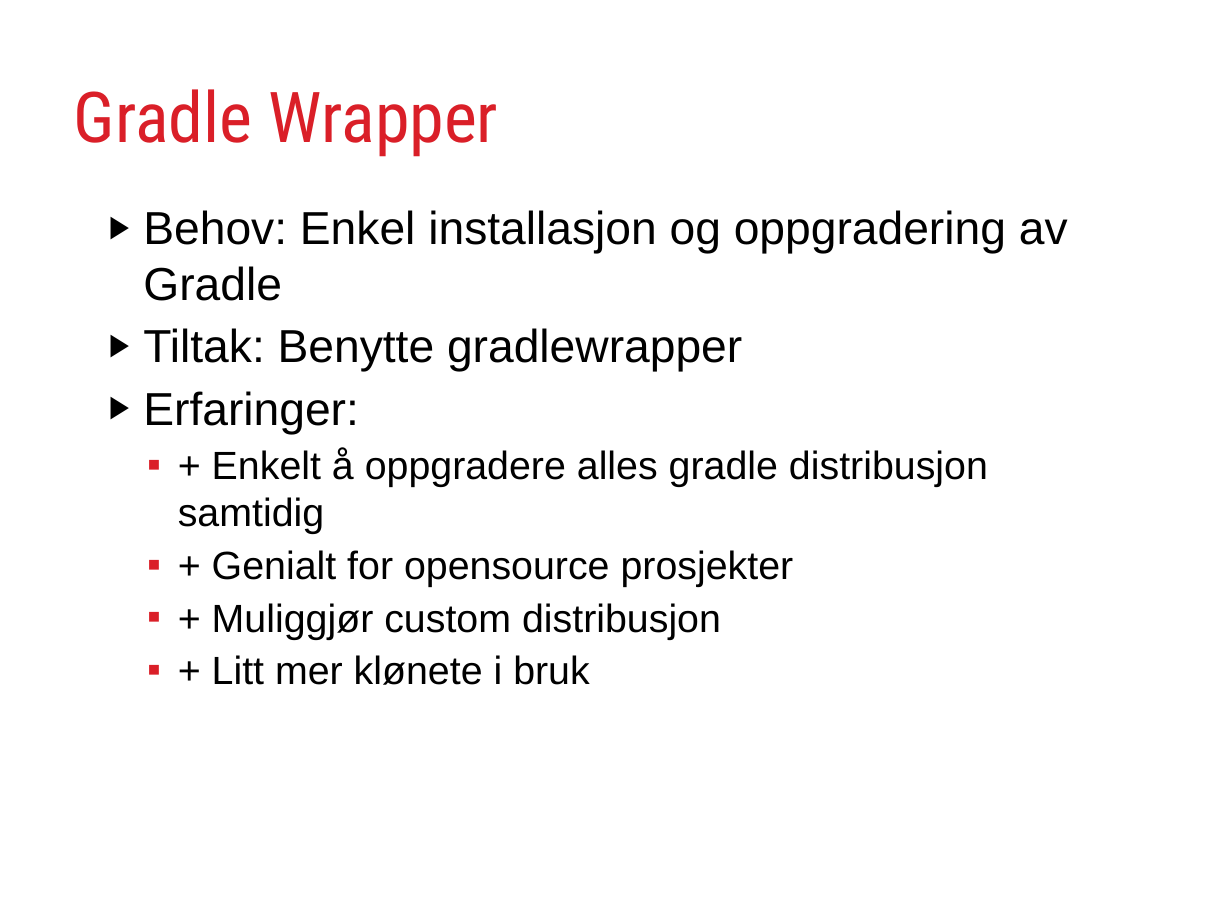
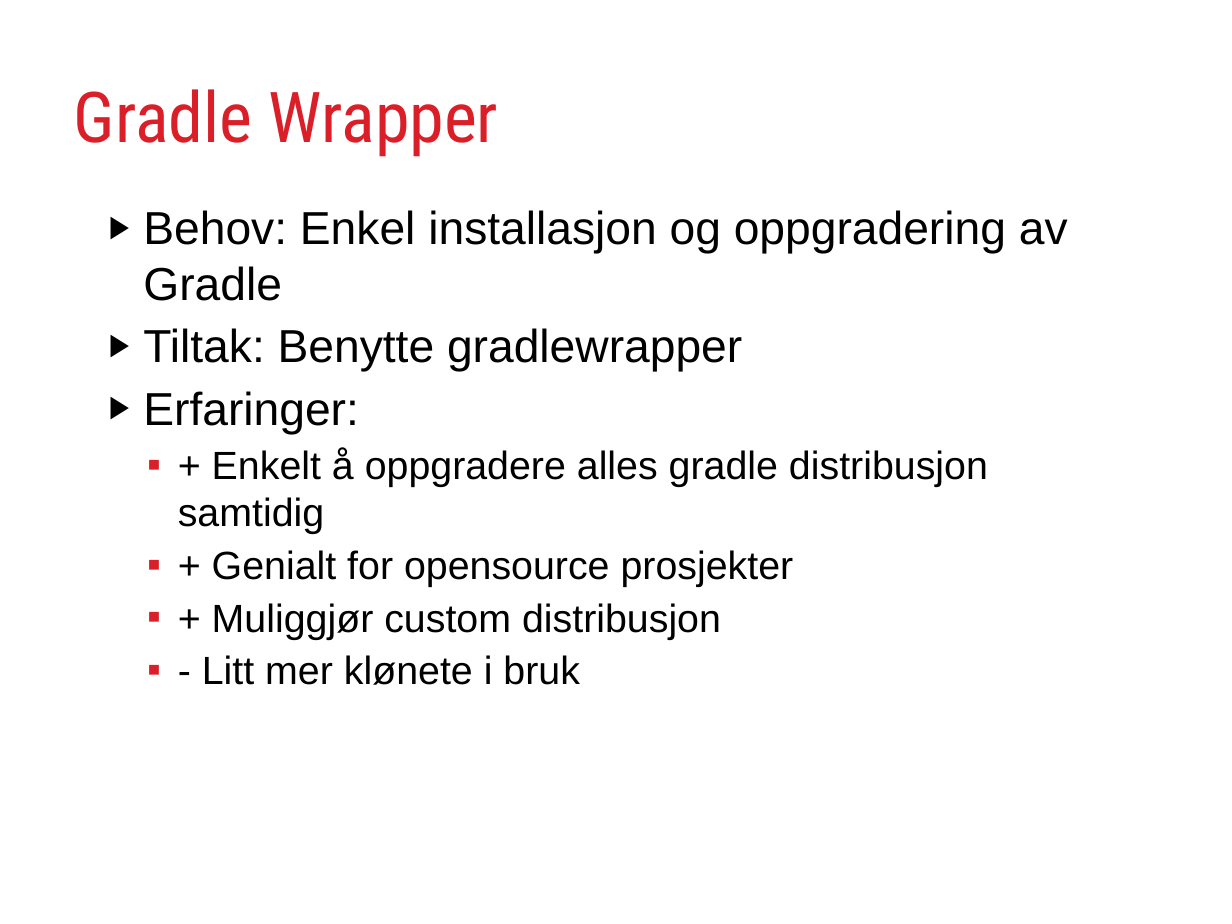
Before and after one commit to rundis/GradleJZ2012, a slide deck: slide 32 of GradleYourBuild.ppt. Drawn at 1232x924 pixels with LibreOffice and Linux fonts; fonts in the diff are those of the drawing. Boxes give left, top, right and bottom in pixels: in the first picture for what was removed or moved away, otherwise in the second. Text is boxed around its words. In the diff, an @@ line names an element or a change of style, - is before the commit and + after.

```diff
--- a/GradleYourBuild.ppt
+++ b/GradleYourBuild.ppt
@@ text at box(202, 655, 580, 685): text changed @@
-  ▪ + Litt mer klønete i bruk
+  ▪ - Litt mer klønete i bruk
```
Also in this commit, not shown: 3 other slides changed, 4 other files.
